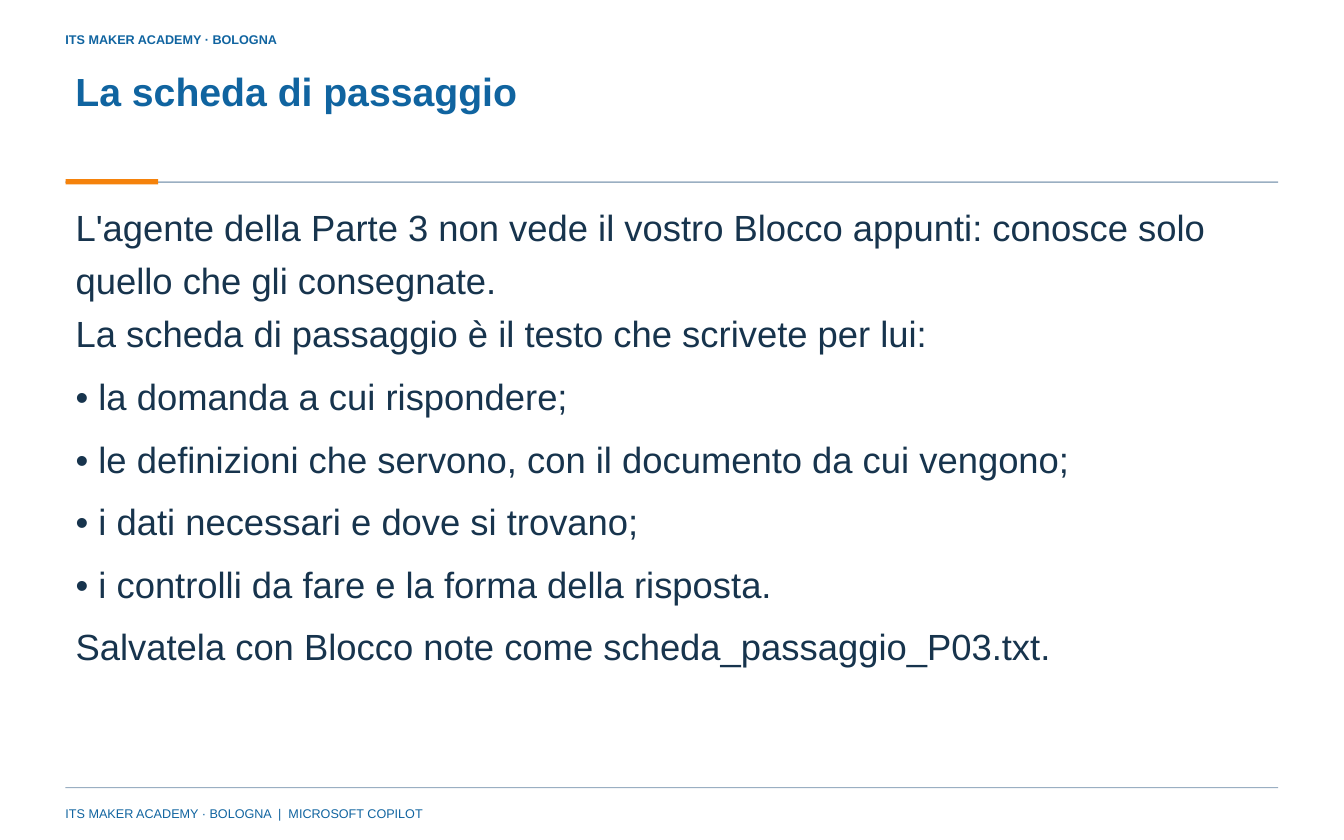
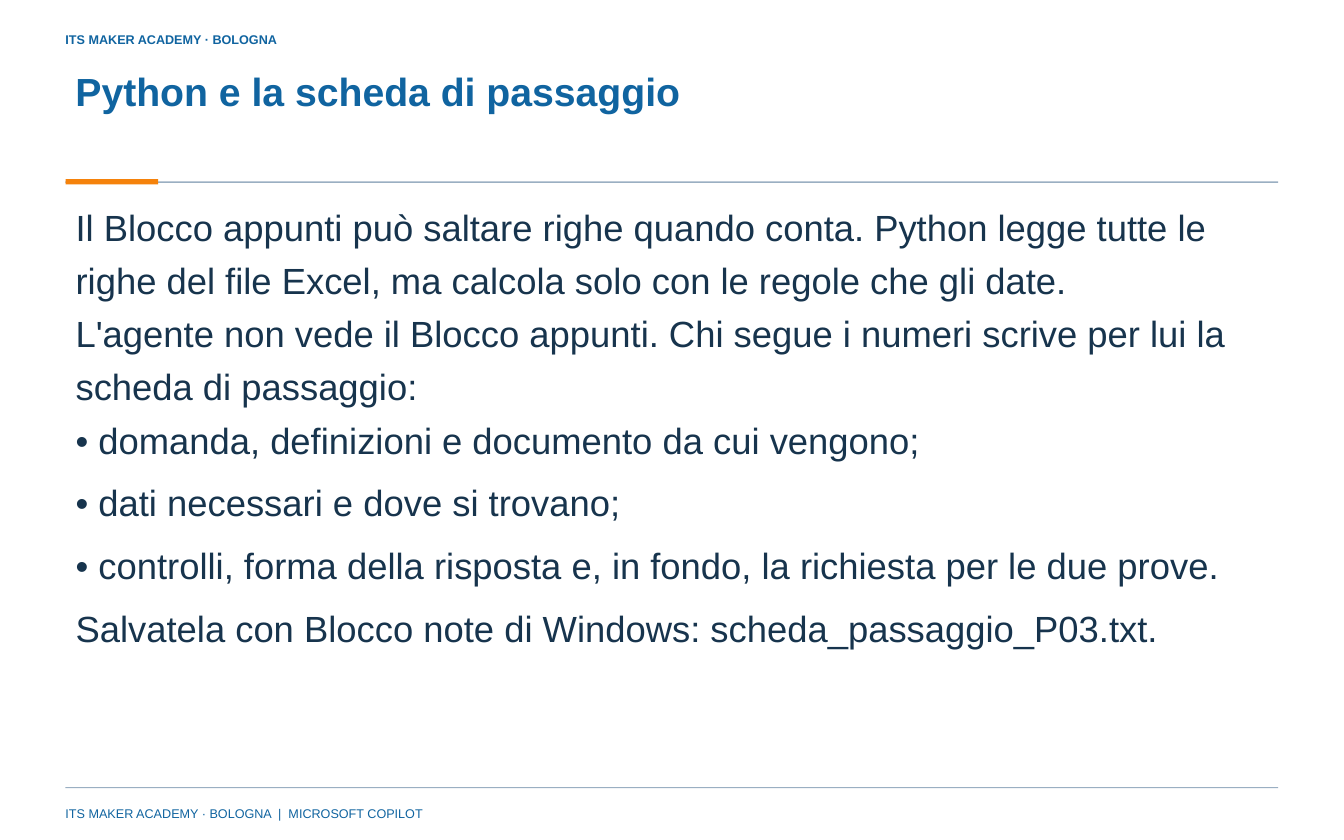
Before and after one commit to franzo9393/ITSCorso_UnslothStudio-Git, a slide deck: slide 11 of lezione 3 - RAG e calcolo deterministico/Lezione3_Blocco_appunti_e_agente_Python_P03_ITS_MAKER.pptx (slide 10 before the commit). Drawn at 1344x840 pixels with LibreOffice and Linux fonts; fonts in the diff are those of the drawing; background and template pictures are left out. Boxes give left, top, right and bottom in pixels: in the first picture for what was removed or moved away, otherwise in the second. Text is boxed around its words. In the diff, an @@ line names an element or a change of style, - is before the commit and + after.

```diff
--- a/lezione 3 - RAG e calcolo deterministico/Lezione3_Blocco_appunti_e_agente_Python_P03_ITS_MAKER.pptx
+++ b/lezione 3 - RAG e calcolo deterministico/Lezione3_Blocco_appunti_e_agente_Python_P03_ITS_MAKER.pptx
@@ title at [75, 77, 680, 114]: text changed @@
-La scheda di passaggio
+Python e la scheda di passaggio
@@ text at [76, 214, 1206, 301]: text changed @@
-L'agente della Parte 3 non vede il vostro Blocco appunti: conosce solo quello che gli consegnate.
+Il Blocco appunti può saltare righe quando conta. Python legge tutte le righe del file Excel, ma calcola solo con le regole che gli date.
@@ text at [76, 320, 1225, 407]: text changed @@
-La scheda di passaggio è il testo che scrivete per lui:
+L'agente non vede il Blocco appunti. Chi segue i numeri scrive per lui la scheda di passaggio:
@@ text removed at [98, 383, 568, 418] @@
-• la domanda a cui rispondere;
@@ text at [98, 427, 920, 461]: text changed @@
-• le definizioni che servono, con il documento da cui vengono;
+• domanda, definizioni e documento da cui vengono;
@@ text at [98, 489, 620, 521]: text changed @@
-• i dati necessari e dove si trovano;
+• dati necessari e dove si trovano;
@@ text at [98, 552, 1218, 587]: text changed @@
-• i controlli da fare e la forma della risposta.
+• controlli, forma della risposta e, in fondo, la richiesta per le due prove.
@@ text at [76, 615, 1157, 649]: text changed @@
-Salvatela con Blocco note come scheda_passaggio_P03.txt.
+Salvatela con Blocco note di Windows: scheda_passaggio_P03.txt.
```
Also in this commit, not shown: 6 other slides changed, 2 slides added, 3 slides removed, 16 other files.
